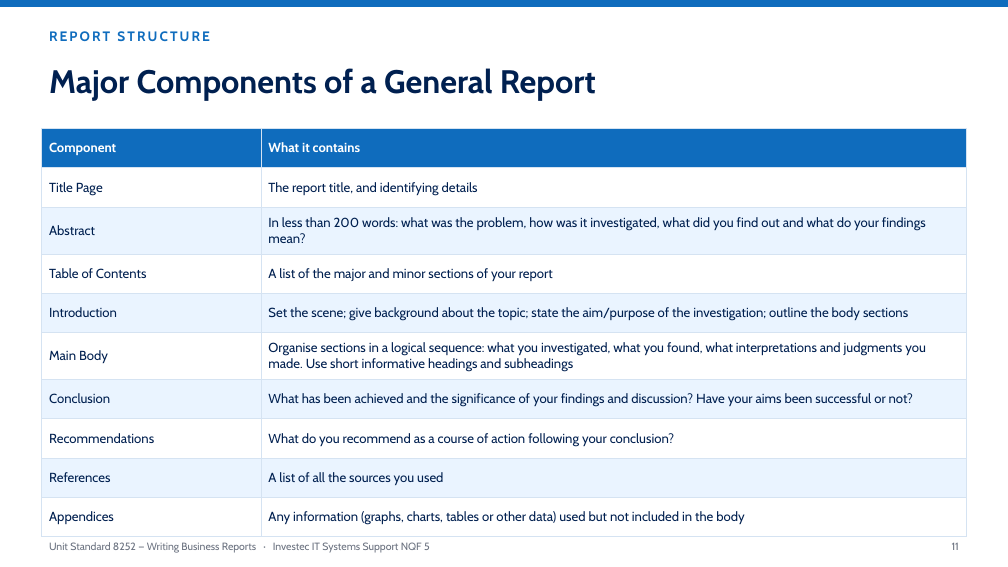
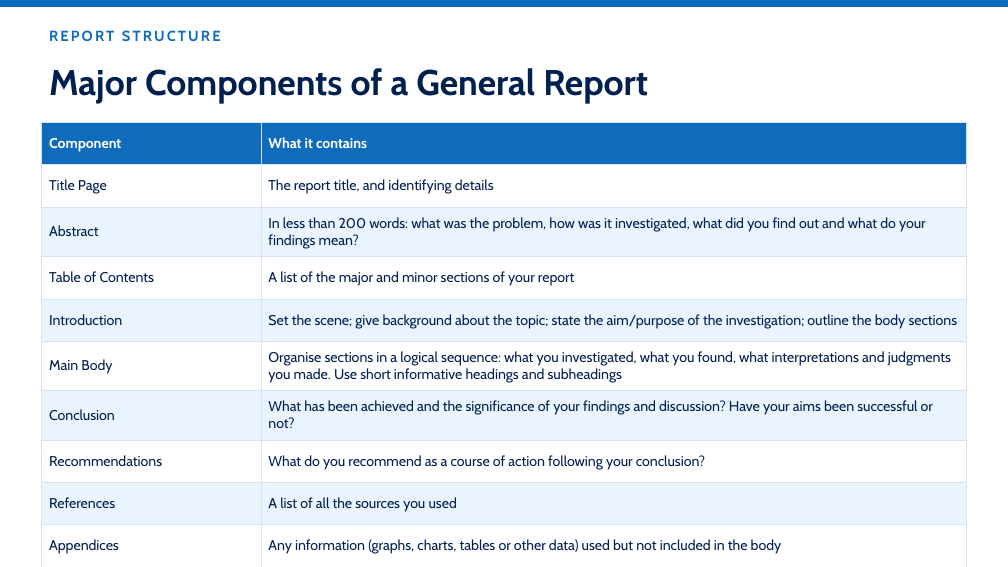
Before and after one commit to andrekyle/ITsystemsupport, a slide deck: slide 11 of public/downloads/US8252-Writing-Business-Reports.pptx. Drawn at 1008x567 pixels with LibreOffice and Linux fonts; fonts in the diff are those of the drawing. Boxes give left, top, right and bottom in pixels: in the first picture for what was removed or moved away, otherwise in the second. Text is boxed around its words. In the diff, an @@ line names an element or a change of style, - is before the commit and + after.

Commit message:
Bigger fonts throughout the Writing Business Reports deck

```diff
--- a/public/downloads/US8252-Writing-Business-Reports.pptx
+++ b/public/downloads/US8252-Writing-Business-Reports.pptx
@@ text "REPORT STRUCTURE" at (49,30,221,42): size 13 to 14 pt @@
@@ text "Major Components of a General ..." at (49,68,648,103): size 31 to 34 pt @@
@@ table at (42,123,966,558) @@
@@ size 12.5 to 13.5 pt @@
@@ table: place and size @@
-table at (42,129,966,529)
+table at (42,123,966,558)
@@ text removed at (952,542,959,550) @@
-11
```
Also in this commit, not shown: 21 other slides changed, 1 other file.
